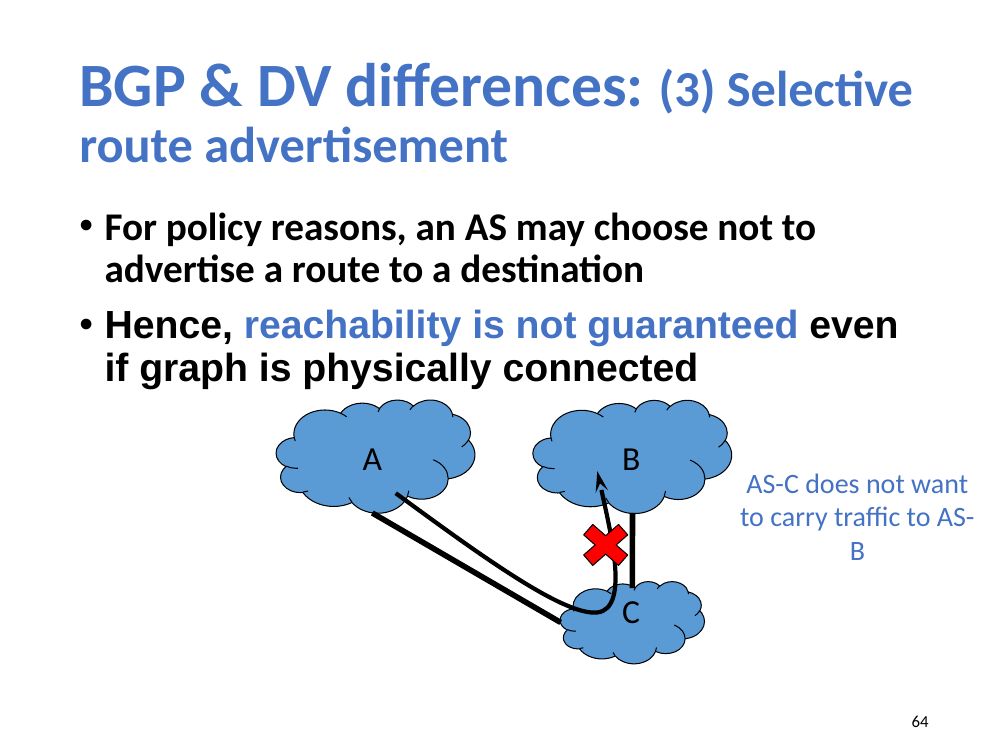
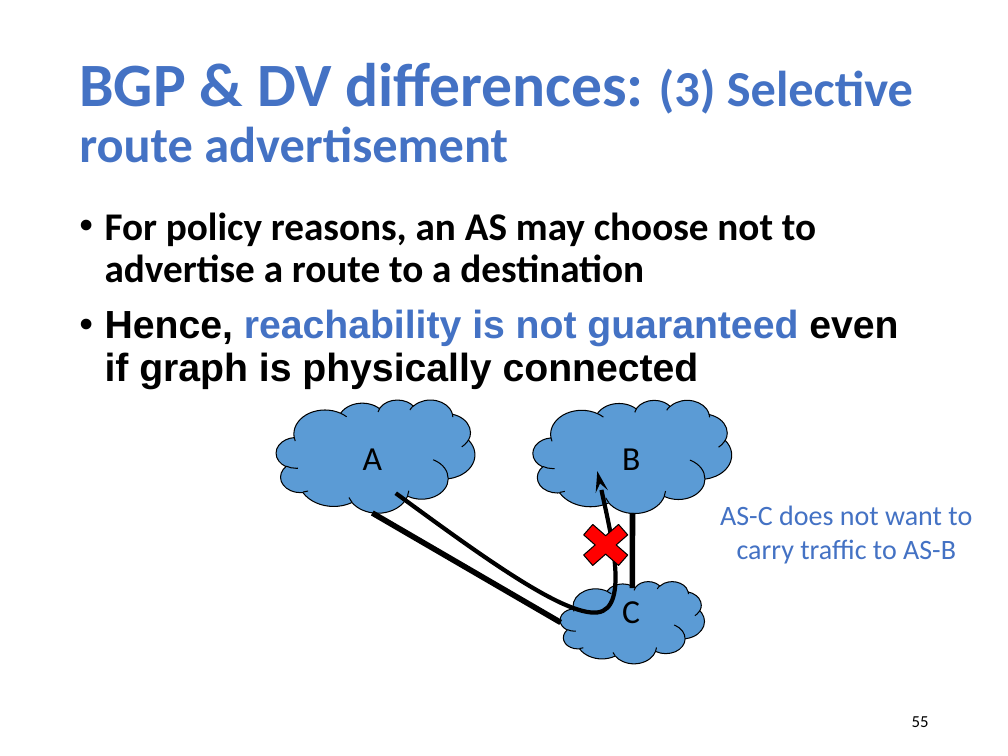
Before and after one commit to xinjin/course-net, a slide deck: slide 55 of slides/lec14_interdomain.pptx (slide 64 before the commit). Drawn at 1008x756 pixels with LibreOffice and Linux fonts; fonts in the diff are those of the drawing. Boxes give left, top, right and bottom in pixels: in the first picture for what was removed or moved away, otherwise in the second. Text is boxed around its words. In the diff, an @@ line names an element or a change of style, - is before the commit and + after.

```diff
--- a/slides/lec14_interdomain.pptx
+++ b/slides/lec14_interdomain.pptx
@@ text "AS-C does not want to ..." rewrapped from (740,473,975,560) to (720,505,972,564) @@
@@ page number at (912,716,929,727): text changed @@
-64
+55
```
Also in this commit, not shown: 6 other slides changed, 1 slide added, 9 slides removed, 1 other file.
